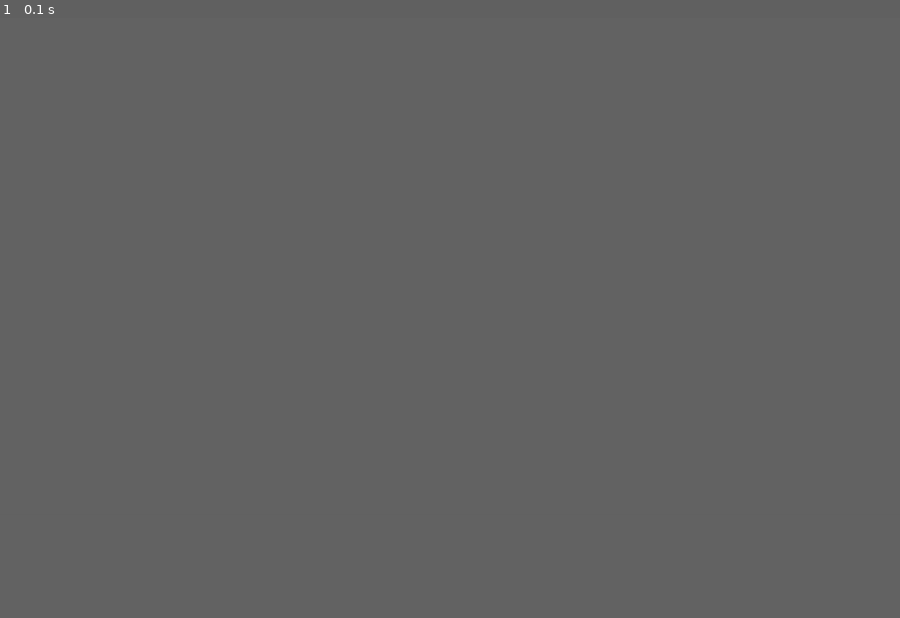
Above: before the commit, frame 1.
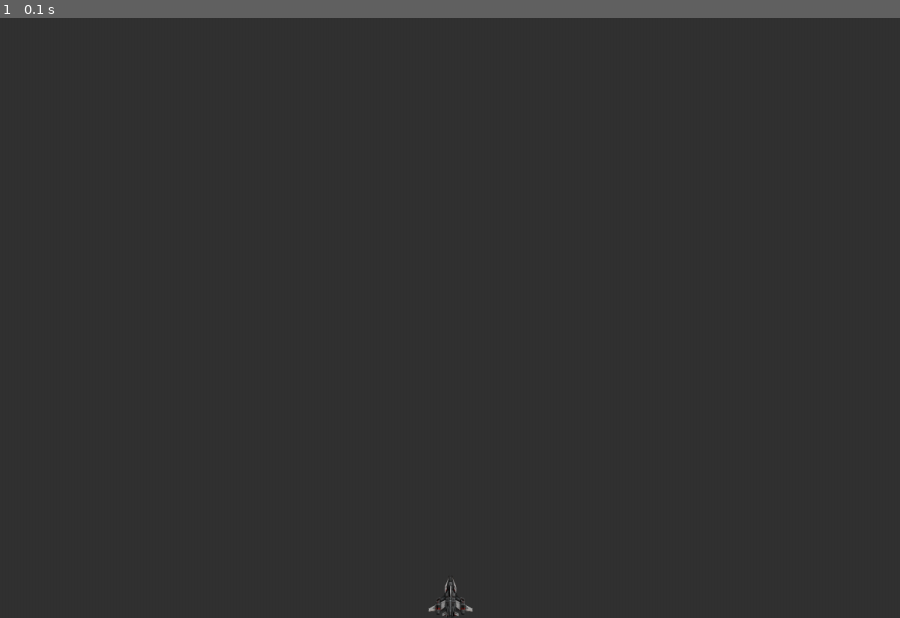
Above: after the commit, the same moment.

Repository: Anayatc/PyGame_Alien_Invasion
Game: pygame game, started from alien_invasion.py
The game is run twice, just before and just after one commit, with the same random seed, the same clock (stepped at 60 frames per second) and the same inputs.
Inputs:
- Up to frame 1 (0.1 s): no input

The runs differ from the first frame. In frame 1, 100% of the frame differs, in the area x 0-100%, y 0-100%.

Commit message:
updated formatting for pep8

Diff:
--- a/alien_invasion.py
+++ b/alien_invasion.py
@@ -1,13 +1,15 @@
 import sys
 import pygame
 from settings import Settings
+from ship import Ship
 
 
 def run_game():
     pygame.init()
     ai_settings = Settings()
-    game_display = pygame.display.set_mode((ai_settings.screen_width,ai_settings.screen_height))
+    game_display = pygame.display.set_mode((ai_settings.screen_width, ai_settings.screen_height))
     pygame.display.set_caption("Alien Invasion")
+    ship = Ship(game_display)
 
     while True:
 
@@ -16,6 +18,7 @@
                 sys.exit()
 
         game_display.fill(ai_settings.bg_color)
+        ship.blitme()
         pygame.display.update()
 
 run_game()
--- a/settings.py
+++ b/settings.py
@@ -3,4 +3,4 @@
     def __init__(self):
         self.screen_width = 1200
         self.screen_height= 800
-        self.bg_color = (100, 100, 100)
+        self.bg_color = (50, 50, 50)
--- a/ship.py
+++ b/ship.py
@@ -6,11 +6,11 @@
     def __init__(self, game_display):
         self.game_display = game_display
 
-        self.image = pygame.image.load('image/ship.png')
+        self.image = pygame.image.load('images/ship.png')
         self.rect = self.image.get_rect()
         self.game_display_rect = game_display.get_rect()
 
-        self.rect.center_x = self.game_display_rect.center_x
+        self.rect.centerx = self.game_display_rect.centerx
         self.rect.bottom = self.game_display_rect.bottom
 
     def blitme(self):
